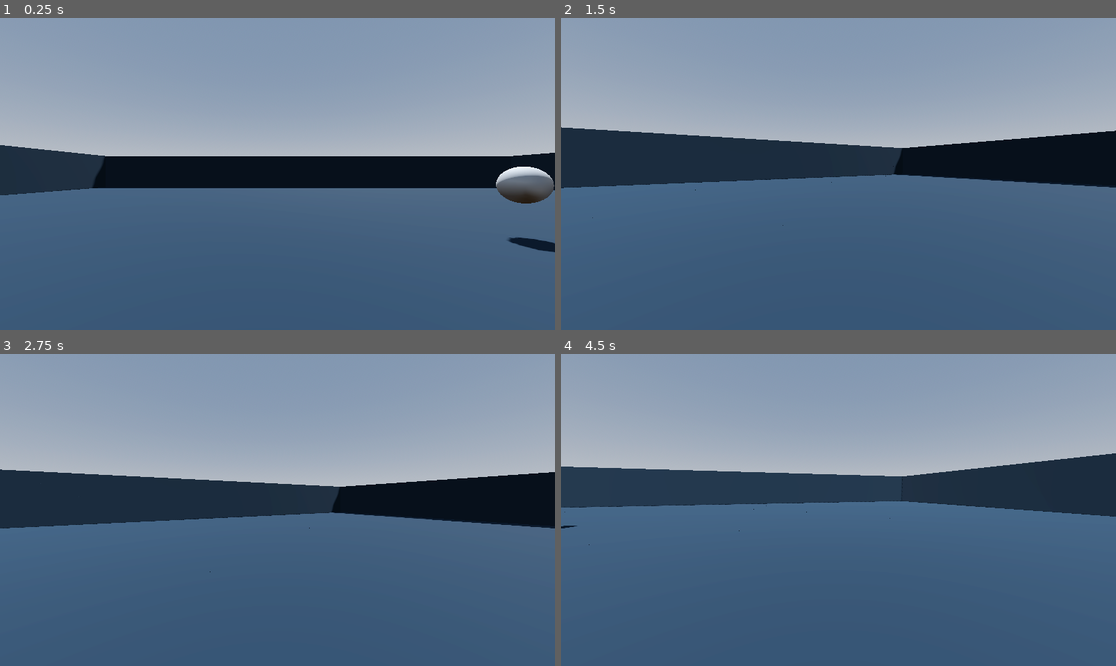
Above: before the commit, frames 1-4 (two rows, left to right).
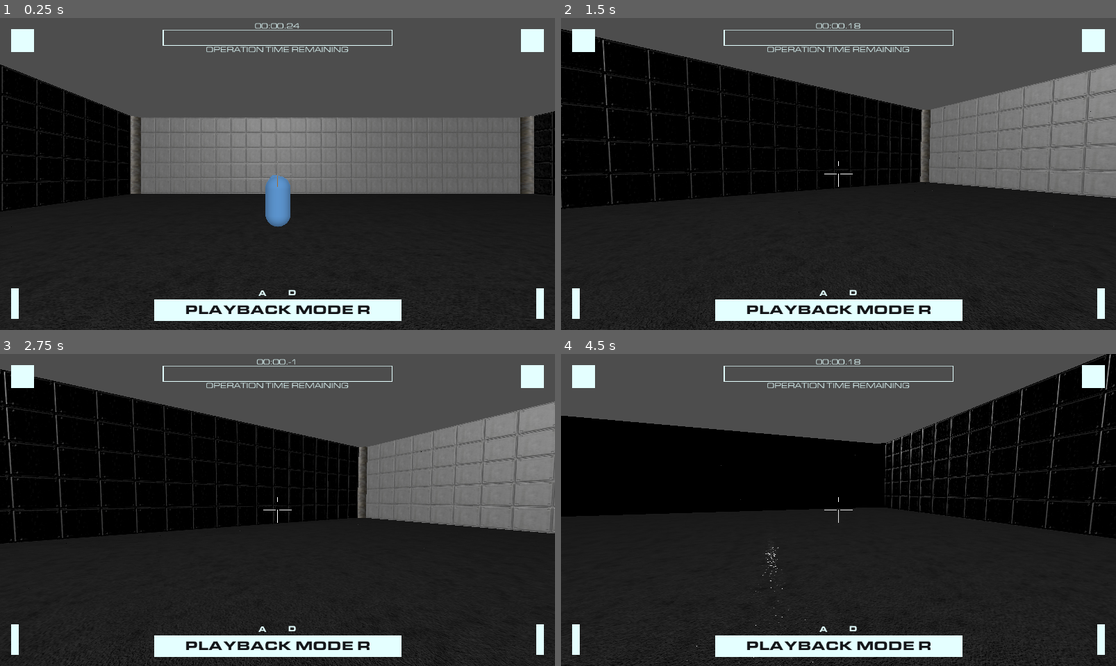
Above: after the commit, the same moments.

Repository: hadder10/Finished_game_2
Game: Godot game, scene res://Scenes/lvls/demo_level.tscn
Two runs of this game, one before a commit and one after it. Both use one fixed random seed, a clock stepped at 60 frames per second and the inputs below. Before the commit the project starts from res://Scenes/lvls/test_lvl.tscn.
Inputs (mouse positions are in pixels of both pictures, inside the frame that each line leads up to):
- Up to frame 1 (0.25 s): no input
- Up to frame 2 (1.5 s): tap Enter (ui_accept) at 0.5, 0.77 s; move the mouse to (866, 174) at 0.52 s; hold Space (rewind) 0.53-1.28 s; hold W (move_forward) from 0.53 s (still down); move the mouse to (810, 174) at 1.27 s; click (810, 174) at 1.35 s
- Up to frame 3 (2.75 s): keep holding W (move_forward); tap Enter (ui_accept) at 1.52 s; tap Space (rewind) at 1.55 s; move the mouse to (288, 503) at 2.02 s; hold Space (rewind) from 2.03 s (still down)
- Up to frame 4 (4.5 s): keep holding W (move_forward); move the mouse to (832, 516) at 2.77 s; release Space (rewind) at 2.78 s; tap Tab at 2.85 s; tap Enter (ui_accept) at 3.02, 3.77 s; tap Space (rewind) at 3.05 s; move the mouse to (877, 513) at 3.52 s; hold Space (rewind) 3.53-4.28 s; move the mouse to (794, 506) at 4.27 s; click (794, 506) at 4.35 s

The runs differ from the first frame. In frame 1, 99% of the frame differs, in the area x 0-100%, y 0-100%; in frame 2, 100%; in frame 3, 100%; in frame 4, 100%.
Error after the commit: Invalid access to property or key 'action' on a base object of type 'Nil'. (res://Scenes/npc/npc.gd:41)

Commit message:
first checkpoint passed!

Diff:
--- a/Scenes/lvls/demo_level.tscn
+++ b/Scenes/lvls/demo_level.tscn
@@ -32,26 +32,47 @@
 transform = Transform3D(1, 0, 0, 0, 0.942851, 0.333215, 0, -0.333215, 0.942851, 0, 13.4288, 0)
 
 [node name="NPC" parent="." node_paths=PackedStringArray("FIRST_ACTION_NODE") instance=ExtResource("5_daegp")]
-transform = Transform3D(1, 0, 0, 0, 1, 0, 0, 0, 1, 0, 1.43959, -7.95996)
+transform = Transform3D(1, 0, 0, 0, 1, 0, 0, 0, 1, 0, 1.5, -7.96)
 FIRST_ACTION_NODE = NodePath("../npc_path_node_START")
 SPEED = 3.0
 
-[node name="npc_path_node_START" parent="." node_paths=PackedStringArray("next") instance=ExtResource("6_p6jbp")]
+[node name="npc_path_node_START" parent="." instance=ExtResource("6_p6jbp")]
 transform = Transform3D(1, 0, 0, 0, 1, 0, 0, 0, 1, 0, 1.5, -8.033)
-next = NodePath("../npc_path_node")
+next = NodePath("")
 
-[node name="npc_path_node" parent="." node_paths=PackedStringArray("next") instance=ExtResource("6_p6jbp")]
+[node name="npc_path_node" parent="." instance=ExtResource("6_p6jbp")]
 transform = Transform3D(1, 0, 0, 0, 1, 0, 0, 0, 1, 19.0915, 1.5, -16)
-next = NodePath("../npc_path_node2")
+next = NodePath("")
 
-[node name="npc_path_node2" parent="." instance=ExtResource("6_p6jbp")]
-transform = Transform3D(1, 0, 0, 0, 1, 0, 0, 0, 1, -2.44292, 1.5, -15.7228)
-next = NodePath("")
+[node name="npc_path_node_2" parent="." node_paths=PackedStringArray("next") instance=ExtResource("6_p6jbp")]
+transform = Transform3D(1, 0, 0, 0, 1, 0, 0, 0, 1, 26.506, 0.911605, 19.5224)
+next = NodePath("../npc_path_node_3")
+
+[node name="npc_path_node_3" parent="." node_paths=PackedStringArray("next") instance=ExtResource("6_p6jbp")]
+transform = Transform3D(1, 0, 0, 0, 1, 0, 0, 0, 1, -0.20738, 1.5, 19.21)
+next = NodePath("../npc_path_node_END")
+
+[node name="npc_path_node_END" parent="." instance=ExtResource("6_p6jbp")]
+transform = Transform3D(1, 0, 0, 0, 1, 0, 0, 0, 1, 22.7981, 1.5, -22.7843)
+
+[node name="NPC_2" parent="." node_paths=PackedStringArray("FIRST_ACTION_NODE") instance=ExtResource("5_daegp")]
+transform = Transform3D(1, 0, 0, 0, 1, 0, 0, 0, 1, 0, 1.5, -16)
+FIRST_ACTION_NODE = NodePath("../npc_2_path_node_START")
+
+[node name="npc_2_path_node_START" parent="." instance=ExtResource("6_p6jbp")]
+transform = Transform3D(1, 0, 0, 0, 1, 0, 0, 0, 1, -0.231, 1.5, -16.681)
+
+[node name="npc_2_path_node_1" parent="." instance=ExtResource("6_p6jbp")]
+
+[node name="npc_2_path_node_3" parent="." instance=ExtResource("6_p6jbp")]
 
 [connection signal="rewind_end" from="test_player" to="HUD_CONTROLLER" method="_on_test_player_rewind_end"]
 [connection signal="rewind_end" from="test_player" to="NPC" method="_on_test_player_rewind_end"]
+[connection signal="rewind_end" from="test_player" to="NPC_2" method="_on_test_player_rewind_end"]
 [connection signal="rewind_start" from="test_player" to="HUD_CONTROLLER" method="_on_test_player_rewind_start"]
 [connection signal="rewind_start" from="test_player" to="NPC" method="_on_test_player_rewind_start"]
+[connection signal="rewind_start" from="test_player" to="NPC_2" method="_on_test_player_rewind_start"]
 [connection signal="shot" from="test_player" to="NPC" method="_on_test_player_shot"]
+[connection signal="shot" from="test_player" to="NPC_2" method="_on_test_player_shot"]
 
 [editable path="HUD"]
--- a/Scenes/npc/npc.gd
+++ b/Scenes/npc/npc.gd
@@ -35,6 +35,8 @@
 	return
 
 func _undo_action(delta) -> void:
+	if _cur_action == len(_action_array):
+		_cur_action -= 1
 	var cur_action_node = _action_array[_cur_action - 1]
 	if cur_action_node.next.action == "MOVE":
 		if position == cur_action_node.global_position:
@@ -71,7 +73,7 @@
 			_undo_action(delta)
 		_frame_counter -= 1
 	else:
-		if not _is_dead and _cur_action < len(_action_array) - 1:
+		if not _is_dead and _cur_action < len(_action_array):
 			_do_action(delta)
 
 		_frame_counter += 1
--- a/project.godot
+++ b/project.godot
@@ -11,7 +11,7 @@
 [application]
 
 config/name="Finished_game_2"
-run/main_scene="res://Scenes/lvls/test_lvl.tscn"
+run/main_scene="res://Scenes/lvls/demo_level.tscn"
 config/features=PackedStringArray("4.1", "Forward Plus")
 config/icon="res://icon.svg"
 
Not shown: 6 places in Assets/tileset/fuck_me_in_ass_lib.tres that only renumber resources
